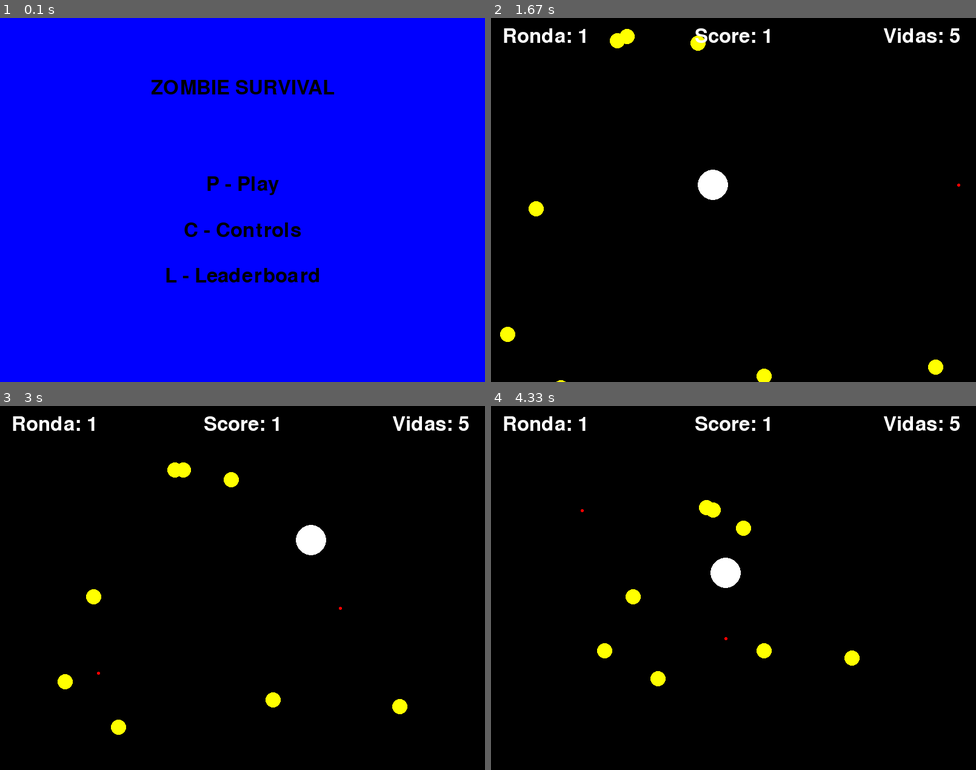
Above: before the commit, frames 1-4 (two rows, left to right).
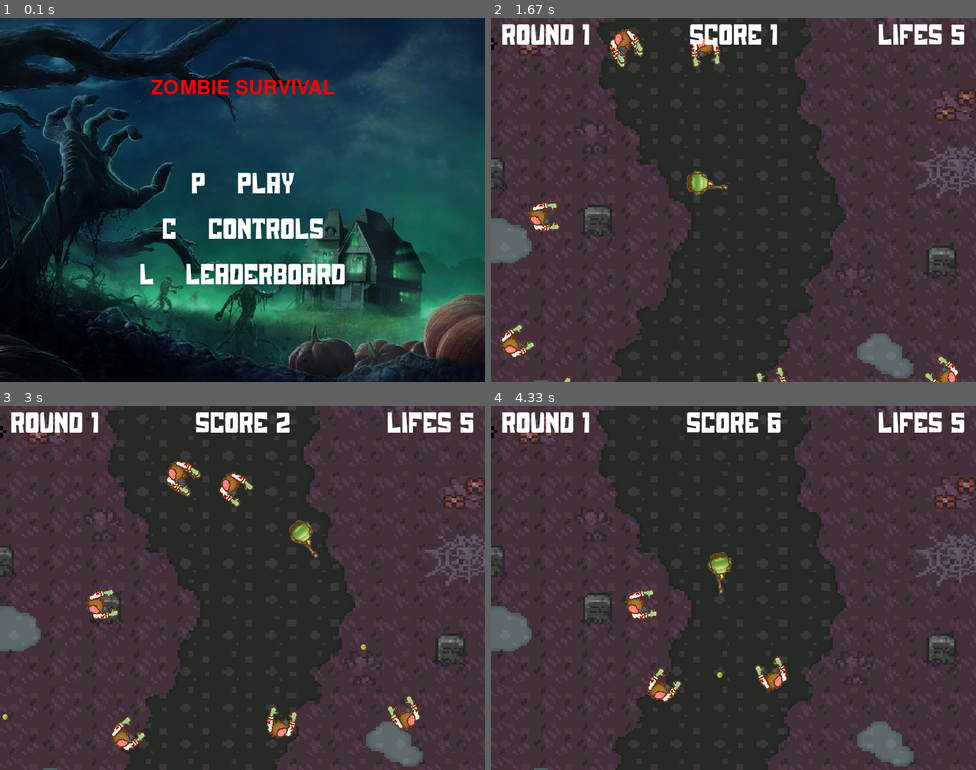
Above: after the commit, the same moments.

Repository: Joaco96/pygame_zombie_survival
Game: pygame game, started from src/main.py
Same seed, same stepped clock (60 frames per second), same inputs: the game is played once before the commit and once after it.
Inputs (mouse positions are in pixels of both pictures, inside the frame that each line leads up to):
- Up to frame 1 (0.1 s): no input
- Up to frame 2 (1.67 s): hold P 0.33-0.8 s; hold D 0.33-0.8 s; click (888, 189) at 0.93 s; type "an" at 1.22 s; type "n" at 1.42 s; tap Enter at 1.55 s
- Up to frame 3 (3 s): hold D 1.77-2.23 s; click (291, 668) at 1.85 s; hold W 2.32-2.62 s; click (92, 675) at 2.4 s; hold D from 2.65 s (still down); click (421, 715) at 2.73 s
- Up to frame 4 (4.33 s): release D at 3.12 s; hold A 3.15-3.68 s; click (607, 453) at 3.23 s; hold S 3.72-4.02 s; click (617, 515) at 3.8 s; hold A from 4.05 s (still down); click (709, 682) at 4.13 s

The runs differ from the first frame. In frame 1, 100% of the frame differs, in the area x 0-100%, y 0-100%; in frame 2, 100%; in frame 3, 100%; in frame 4, 100%.

Commit message:
final version with sprites and music

Diff:
--- a/src/controls.py
+++ b/src/controls.py
@@ -3,9 +3,10 @@
 from pygame.locals import *
 import sys
 
-def controls(SCREEN,FONT,settings):
+def controls(SCREEN,TITLE_FONT,FONT,settings):
     is_running = True
     clock = pygame.time.Clock()
+    imagen_fondo = pygame.transform.scale(pygame.image.load(settings["CONTROLS_IMAGE"]), settings["SIZE_SCREEN"])
 
     # bucle de juego
     while is_running:
@@ -19,12 +20,12 @@
                 from main import main
                 main()
 
-        SCREEN.fill(settings["BLACK"])
-        show_text(SCREEN,(settings["WIDTH"]//2,100),"Controls",FONT,settings["RED"])
-        show_text(SCREEN,(settings["WIDTH"]//2,180),"[A] [W] [S] [D] -> Movimiento personaje",FONT,settings["YELLOW"])
-        show_text(SCREEN,(settings["WIDTH"]//2,230),"Click IZQ Mouse -> Disparo",FONT,settings["YELLOW"])
-        show_text(SCREEN,(settings["WIDTH"]//2,280),"[P] -> Pausa",FONT,settings["YELLOW"])
-        show_text(SCREEN,(settings["WIDTH"]//2,330),"[M] -> Mute",FONT,settings["YELLOW"])
+        SCREEN.blit(imagen_fondo,settings["ORIGIN"])
+        show_text(SCREEN,(settings["WIDTH"]//2,100),"Controls",TITLE_FONT,settings["RED"])
+        show_text(SCREEN,(settings["WIDTH"]//2,220),"IAI IWI ISI IDI - Movimiento personaje",FONT,settings["YELLOW"])
+        show_text(SCREEN,(settings["WIDTH"]//2,270),"Click IZQ Mouse - Disparo",FONT,settings["YELLOW"])
+        show_text(SCREEN,(settings["WIDTH"]//2,320),"IPI - Pausa",FONT,settings["YELLOW"])
+        show_text(SCREEN,(settings["WIDTH"]//2,370),"IMI - Mute",FONT,settings["YELLOW"])
         show_text(SCREEN,(settings["WIDTH"]//2,500),"Press ENTER for Main Menu",FONT,settings["WHITE"])
 
         # actualizar pantalla
--- a/src/creation.py
+++ b/src/creation.py
@@ -9,17 +9,17 @@
         imagen = pygame.transform.scale(imagen, (width,height))
     return {"rect":pygame.Rect(left,top,width,height),"color":color,"borde":borde,"radio":radio, "img":imagen}
 
-def create_player(settings,imagen:pygame.Surface = None):
+def create_player(settings:dict,imagen:pygame.Surface = None):
     return create_block(imagen,settings["WIDTH"]//2-settings["PLAYER_WIDTH"],settings["HEIGHT"]//2-settings["PLAYER_HEIGHT"],settings["PLAYER_WIDTH"],settings["PLAYER_HEIGHT"],settings["WHITE"],radio=settings["PLAYER_HEIGHT"]//2)
 
-def create_vault(settings,imagen:pygame.Surface = None):
+def create_vault(settings:dict,imagen:pygame.Surface = None):
     return create_block(imagen,randint(0,settings["WIDTH"]-settings["VAULT_WIDTH"]),randint(0,settings["HEIGHT"]-settings["VAULT_HEIGHT"]),settings["VAULT_WIDTH"],settings["VAULT_HEIGHT"],settings["MAGENTA"],radio=settings["VAULT_HEIGHT"]//2)
 
-def create_zombie(settings,imagen:pygame.Surface = None):
+def create_zombie(settings:dict,imagen:pygame.Surface = None):
     random_position = generate_random_position(settings)
     return create_block(imagen,random_position[0],random_position[1],settings["ZOMBIE_WIDTH"],settings["ZOMBIE_HEIGHT"],settings["YELLOW"],radio=settings["ZOMBIE_HEIGHT"]//2)
 
-def create_bullet(settings,origen:tuple[int,int], target:tuple[int,int],imagen:pygame.Surface = None,vault_bullet=False):
+def create_bullet(settings:dict,origen:tuple[int,int], target:tuple[int,int],imagen:pygame.Surface = None,vault_bullet=False):
     bullet = create_block(imagen,origen[0]-settings["BULLET_WIDTH"]//2,origen[1]-settings["BULLET_HEIGHT"]//2, settings["BULLET_WIDTH"], settings["BULLET_HEIGHT"],settings["RED"],radio=settings["BULLET_HEIGHT"]//2)
     if vault_bullet:
         direccion = (target[0]*settings["BULLET_SPEED"],target[1]*settings["BULLET_SPEED"])
@@ -28,7 +28,7 @@
     bullet["direc"] = direccion
     return bullet
 
-def create_vault_bullet(settings,origen:tuple[int,int], target:tuple[int,int],imagen:pygame.Surface = None):
+def create_vault_bullet(settings:dict,origen:tuple[int,int], target:tuple[int,int],imagen:pygame.Surface = None):
     angulo = math.degrees(math.atan2(target[1] - origen[1], target[0] - origen[0]))
     dir_izq = calcular_direccion_angulo(angulo - 15)
     dir_der = calcular_direccion_angulo(angulo + 15)
@@ -36,7 +36,7 @@
     create_bullet(settings,origen,dir_izq,imagen,True),
     create_bullet(settings,origen,dir_der,imagen,True))
 
-def load_zombie_list(settings,lista:list,cantidad:int, imagen:pygame.Surface = None):
+def load_zombie_list(settings:dict,lista:list,cantidad:int, imagen:pygame.Surface = None):
     for _ in range(cantidad):
         lista.append(create_zombie(settings,imagen))
 
--- a/src/game.py
+++ b/src/game.py
@@ -5,21 +5,34 @@
 from pygame.locals import *
 from game_over import *
 
-def game(SCREEN,FONT,settings,scores):
+def game(SCREEN,TITLE_FONT,FONT,settings,scores):
+    # cargo imagenes
+    imagen_player = pygame.transform.scale(pygame.image.load(settings["PLAYER_IMAGE"]),(settings["PLAYER_WIDTH"],settings["PLAYER_HEIGHT"]))
+    imagen_zombie = pygame.transform.scale(pygame.image.load(settings["ZOMBIE_IMAGE"]),(settings["ZOMBIE_WIDTH"],settings["ZOMBIE_HEIGHT"]))
+    imagen_bullet = pygame.transform.scale(pygame.image.load(settings["BULLET_IMAGE"]),(settings["BULLET_WIDTH"],settings["BULLET_HEIGHT"]))
+    imagen_vault = pygame.transform.scale(pygame.image.load(settings["VAULT_IMAGE"]),(settings["VAULT_WIDTH"],settings["VAULT_HEIGHT"]))
+    imagen_fondo = pygame.transform.scale(pygame.image.load(settings["BACKGROUND_IMAGE"]), settings["SIZE_SCREEN"])
+
+    #cargo sonidos
+    gun_sound = pygame.mixer.Sound(settings["GUN_SOUND"])
+    impact_player_sound = pygame.mixer.Sound(settings["IMPACT_PLAYER_SOUND"])
+    impact_zombie_sound = pygame.mixer.Sound(settings["IMPACT_ZOMBIE_SOUND"])
+    vault_sound = pygame.mixer.Sound(settings["VAULT_SOUND"])
+
     is_running = True
     clock = pygame.time.Clock()
     NEWROUNDEVENT = USEREVENT + 1
     NEWVAULTEVENT = USEREVENT + 2
     pygame.time.set_timer(NEWVAULTEVENT, settings["VAULT_TIME"])
     ENDVAULTEVENT = USEREVENT + 3
-    player = create_player(settings)
+    player = create_player(settings,imagen_player)
     zombie_list = []
     vault_list = []
     bullet_list = []
     score = 0
     ronda = 1
     vidas = settings["LIFES"]
-    load_zombie_list(settings,zombie_list,settings["CANT_ZOMBIES"])
+    load_zombie_list(settings,zombie_list,settings["CANT_ZOMBIES"],imagen_zombie)
 
     # configuro direcciones
     move_left = False
@@ -29,9 +42,9 @@
     vault_bullet = False
 
     # cargo musica
-    # pygame.mixer.music.load("path del archivo")
-    # pygame.mixer.music.set_volume(0 a 1)
-    # pygame.mixer.music.play()
+    pygame.mixer.music.load(settings["SUSPENSE_MUSIC"])
+    pygame.mixer.music.set_volume(0.7)
+    pygame.mixer.music.play(-1)
     playing_music = True
 
     # bucle de juego
@@ -63,6 +76,7 @@
                     else:
                         pygame.mixer.music.unpause()
                     playing_music = not playing_music
+
                 if event.key == pygame.K_p:
                     show_text(SCREEN,settings["CENTER_SCREEN"],f"PAUSA",FONT,settings["RED"])
                     pygame.display.flip()
@@ -81,25 +95,26 @@
             if event.type == MOUSEBUTTONDOWN:
                 if event.button == 1:
                     if vault_bullet:
-                        new_vault_bullets = create_vault_bullet(settings,player["rect"].center,event.pos)
+                        gun_sound.play()
+                        new_vault_bullets = create_vault_bullet(settings,player["rect"].center,event.pos,imagen_bullet)
                         bullet_list.append(new_vault_bullets[0])
                         bullet_list.append(new_vault_bullets[1])
                         bullet_list.append(new_vault_bullets[2])
                     else:
-                        new_bullet = create_bullet(settings,player["rect"].center,event.pos)
+                        gun_sound.play()
+                        new_bullet = create_bullet(settings,player["rect"].center,event.pos,imagen_bullet)
                         bullet_list.append(new_bullet)
 
             if event.type == NEWROUNDEVENT:
-                load_zombie_list(settings,zombie_list, settings["CANT_ZOMBIES"] + ronda)
+                load_zombie_list(settings,zombie_list, settings["CANT_ZOMBIES"] + ronda,imagen_zombie)
 
             if event.type == NEWVAULTEVENT:
-                new_vault = create_vault(settings)
+                new_vault = create_vault(settings,imagen_vault)
                 vault_list.append(new_vault)
 
             if event.type == ENDVAULTEVENT:
                 vault_bullet = False
 
-        # actualizar movimiento
         if move_left and player["rect"].left > 0:
             player["rect"].x -= settings["PLAYER_SPEED"]
             if player["rect"].left < 0:
@@ -123,6 +138,7 @@
             zombie["rect"].move_ip(direccion[0], direccion[1])
             # analizo colisiones
             if detectar_colisiones_circulos(zombie["rect"], player["rect"]):
+                impact_player_sound.play()
                 zombie_list.remove(zombie)
                 vidas -= 1
                 vidas_text = FONT.render(f"Vidas: {vidas}",True,settings["WHITE"],None)
@@ -130,13 +146,17 @@
                         ronda += 1
                         pygame.time.set_timer(NEWROUNDEVENT, settings["ROUND_START_TIME"], 1)
             if vidas == 0:
-                game_over(SCREEN,FONT,scores,settings,score)
+                pygame.mixer.music.fadeout(2000)
+                game_over(SCREEN,TITLE_FONT,FONT,scores,settings,score)
 
         # recorro una copia de la lista de balas
         for bullet in bullet_list[:]:
             bullet["rect"].move_ip(bullet["direc"][0],bullet["direc"][1])
+            if bullet["rect"].right > settings["WIDTH"] or bullet["rect"].left < 0 or bullet["rect"].bottom > settings["HEIGHT"] or bullet["rect"].top < 0:
+                bullet_list.remove(bullet)
             for zombie in zombie_list[:]:
                 if detectar_colisiones_circulos(zombie["rect"], bullet["rect"]):
+                    impact_zombie_sound.play()
                     zombie_list.remove(zombie)
                     score += 1
                     if len(zombie_list) == 0:
@@ -146,21 +166,23 @@
         # recorro una copia de la lista de vaults
         for vault in vault_list[:]:
             if detectar_colisiones_circulos(vault["rect"], player["rect"]):
+                vault_sound.play()
                 vault_bullet = True
                 pygame.time.set_timer(ENDVAULTEVENT, settings["VAULT_DURATION"],1)
                 vault_list.remove(vault)
 
+        mouse_pos = pygame.mouse.get_pos()
+        imagen_player_rotada = rotar_pos(player,mouse_pos)
+
+        for zombie in zombie_list:
+            zombie["imagen_rotada"] = rotar_pos(zombie,player["rect"].center)
+
         # dibujar pantalla
-        SCREEN.fill(settings["BLACK"])
-        # SCREEN.blit(imagen_fondo,ORIGIN)
-
-        # los rectangulos se dibujan, las superficies se blitean
-        # SCREEN.blit(block["img"], block["rect"])
-        pygame.draw.rect(SCREEN, player["color"], player["rect"], player["borde"],player["radio"])
-
+        SCREEN.blit(imagen_fondo,settings["ORIGIN"])
+        SCREEN.blit(imagen_player_rotada, imagen_player_rotada.get_rect(center=player["rect"].center))
         for zombie in zombie_list:
             if zombie["img"]:
-                SCREEN.blit(zombie["img"], zombie["rect"])
+                SCREEN.blit(zombie["imagen_rotada"],zombie["imagen_rotada"].get_rect(center=zombie["rect"].center))
             else:
                 pygame.draw.rect(SCREEN, zombie["color"], zombie["rect"], border_radius=zombie["radio"])
         for bullet in bullet_list:
@@ -175,9 +197,9 @@
             else:
                 pygame.draw.rect(SCREEN, vault["color"], vault["rect"], border_radius=vault["radio"])
 
-        show_text(SCREEN,(90,30),f"Ronda: {ronda}",FONT,settings["WHITE"])
-        show_text(SCREEN,(settings["WIDTH"]//2,30),f"Score: {score}",FONT,settings["WHITE"])
-        show_text(SCREEN,(settings["WIDTH"]-90,30),f"Vidas: {vidas}",FONT,settings["WHITE"])
+        show_text(SCREEN,(90,30),f"Round {ronda}",FONT,settings["WHITE"])
+        show_text(SCREEN,(settings["WIDTH"]//2,30),f"Score {score}",FONT,settings["WHITE"])
+        show_text(SCREEN,(settings["WIDTH"]-90,30),f"Lifes {vidas}",FONT,settings["WHITE"])
 
         # actualizar pantalla
         pygame.display.flip()
--- a/src/game_over.py
+++ b/src/game_over.py
@@ -7,10 +7,11 @@
 from creation import *
 from read_json import *
 
-def game_over(SCREEN,FONT,scores,settings,score):
+def game_over(SCREEN,TITLE_FONT,FONT,scores,settings,score):
     is_running = True
     clock = pygame.time.Clock()
     nombre = []
+    imagen_fondo = pygame.transform.scale(pygame.image.load(settings["LEADERBOARD_IMAGE"]), settings["SIZE_SCREEN"])
 
     # bucle de pantalla
     while is_running:
@@ -35,14 +36,14 @@
                         print("Archivo de scores no encontrado")
                         terminar()
                     from leaderboard import leaderboard
-                    leaderboard(SCREEN,FONT,settings,current_score)
+                    leaderboard(SCREEN,TITLE_FONT,FONT,settings,current_score)
 
         # dibujar pantalla
-        SCREEN.fill(settings["BLACK"])
-        show_text(SCREEN,(settings["WIDTH"]//2,100),"Game Over",FONT,settings["RED"])
-        show_text(SCREEN,(settings["WIDTH"]//2,180),"Enter your name:",FONT,settings["WHITE"])
-        show_text(SCREEN,(settings["WIDTH"]//2,225),"".join(nombre),FONT,settings["YELLOW"])
-        show_text(SCREEN,(settings["WIDTH"]//2,280),f'Score: {score}',FONT,settings["WHITE"])
+        SCREEN.blit(imagen_fondo,settings["ORIGIN"])
+        show_text(SCREEN,(settings["WIDTH"]//2,100),"Game Over",TITLE_FONT,settings["RED"])
+        show_text(SCREEN,(settings["WIDTH"]//2,225),"Enter your name",FONT,settings["WHITE"])
+        show_text(SCREEN,(settings["WIDTH"]//2,280),"".join(nombre),FONT,settings["YELLOW"])
+        show_text(SCREEN,(settings["WIDTH"]//2,345),f'Score {score}',FONT,settings["WHITE"])
 
         # actualizar pantalla
         pygame.display.flip()
--- a/src/leaderboard.json
+++ b/src/leaderboard.json
@@ -1,4 +1,56 @@
 {
-  "scores": [
-  ]
+    "scores": [
+        [
+            "joc",
+            44
+        ],
+        [
+            "joc",
+            64
+        ],
+        [
+            "joc",
+            97
+        ],
+        [
+            "sdd",
+            0
+        ],
+        [
+            "jjj",
+            38
+        ],
+        [
+            "OGG",
+            37
+        ],
+        [
+            "jjj",
+            58
+        ],
+        [
+            "kkk",
+            0
+        ],
+        [
+            "HGD",
+            20
+        ],
+        [
+            "JJH",
+            21
+        ],
+        [
+            "jjj",
+            26
+        ],
+        [
+            "lll",
+            1
+        ],
+        [
+            "sff",
+            22
+        ]
+    ]
 }
--- a/src/leaderboard.py
+++ b/src/leaderboard.py
@@ -5,9 +5,10 @@
 import sys
 from read_json import *
 
-def leaderboard(SCREEN,FONT,settings,current_score=None):
+def leaderboard(SCREEN,TITLE_FONT,FONT,settings,current_score=None):
     is_running = True
     clock = pygame.time.Clock()
+    imagen_fondo = pygame.transform.scale(pygame.image.load(settings["LEADERBOARD_IMAGE"]), settings["SIZE_SCREEN"])
 
     # importo puntajes desde json
     try:
@@ -15,7 +16,6 @@
     except FileNotFoundError:
         print("Archivo de scores no encontrado")
         terminar()
-    print(len(json["scores"]))
     if len(json["scores"]) > 1:
         scores = sorted_map(lambda a,b: a[1] < b[1],json["scores"])
     else: scores = json["scores"]
@@ -31,7 +31,9 @@
                 from main import main
                 main()
 
-        SCREEN.fill(settings["BLACK"])
+        SCREEN.blit(imagen_fondo,settings["ORIGIN"])
+        if current_score != None:
+            show_text(SCREEN,(settings["WIDTH"]//2,100),f"Recent score {current_score[0]} - {current_score[1]}",FONT,settings["YELLOW"])
 
         # armar leaderboard
         altura = 240
@@ -42,9 +44,7 @@
                 show_text(SCREEN,(settings["WIDTH"]//2,altura) ,f'***    -     0', FONT, settings["GREEN"])
             altura += 40
 
-        if current_score != None:
-            show_text(SCREEN,(settings["WIDTH"]//2,100),f"Recent score: {current_score[0]} - {current_score[1]}",FONT,settings["YELLOW"])
-        show_text(SCREEN,(settings["WIDTH"]//2,200),f"Leaderboard",FONT,settings["RED"])
+        show_text(SCREEN,(settings["WIDTH"]//2,180),f"Leaderboard",TITLE_FONT,settings["RED"])
         show_text(SCREEN,(settings["WIDTH"]//2,500),f"Press ENTER",FONT,settings["WHITE"])
 
         # actualizar pantalla
--- a/src/main.py
+++ b/src/main.py
@@ -4,24 +4,11 @@
 from pygame.locals import *
 from leaderboard import *
 from read_json import *
-import sys
 from game import *
 
 # inicializo modulos de pygame
 pygame.init()
 
-# Imagenes -> archivos .bmp no tienen compresion
-# cargo imagenes
-# imagen_player = pygame.image.load("path del archivo") por ejemplo -> ("./src./assets/player.jpg")
-# imagen_fondo = pygame.transform.scale(pygame.image.load("path del archivo"), SIZE_SCREEN)
-#
-
-# Audio -> Sonido(guardo en variables para usar) o Musica(uno solo en pygame)
-# cargo sonidos
-# collision_sound = pygame.mixer.Sound("path donde esta el archivo") por ejemplo -> ("./src./assets/coin.mp3")
-# collision_sound.play() para que suene
-
-# importo configuracion desde json
 try:
     json = importar_json('src/settings.json')
 except FileNotFoundError:
@@ -33,15 +20,17 @@
 SCREEN = pygame.display.set_mode(settings["SIZE_SCREEN"])
 pygame.display.set_caption("Zombie Survival")
 
-# fuentea
-FONT = pygame.font.SysFont(None,48)
+# fuente
+TITLE_FONT = pygame.font.Font(settings["TITLE_FONT"],48)
+FONT = pygame.font.Font(settings["FONT"],48)
 
-SCREEN.fill(settings["BLACK"])
-show_text(SCREEN,settings["CENTER_SCREEN"],"ZOMBIE SURVIVAL",FONT, settings["RED"])
-show_text(SCREEN,(settings["WIDTH"] //2, settings["HEIGHT"] -50), "Presione SPACE para comenzar",FONT,settings["BLUE"])
-pygame.display.flip()
+# icono
+icono = pygame.image.load(settings["ICON_IMAGE"])
+pygame.display.set_icon(icono)
 
 def main():
+    imagen_fondo = pygame.transform.scale(pygame.image.load(settings["MENU_IMAGE"]), settings["SIZE_SCREEN"])
+
     # importo puntajes desde json
     try:
         json = importar_json('src/leaderboard.json')
@@ -56,20 +45,19 @@
                 terminar()
             elif event.type == pygame.KEYDOWN and event.key == pygame.K_p:
                 from game import game
-                game(SCREEN,FONT,settings,scores)
+                game(SCREEN,TITLE_FONT,FONT,settings,scores)
             elif event.type == pygame.KEYDOWN and event.key == pygame.K_c:
                 from controls import controls
-                controls(SCREEN,FONT,settings)
+                controls(SCREEN,TITLE_FONT,FONT,settings)
             elif event.type == pygame.KEYDOWN and event.key == pygame.K_l:
                 from leaderboard import leaderboard
-                leaderboard(SCREEN,FONT,settings)
+                leaderboard(SCREEN,TITLE_FONT,FONT,settings)
 
-        SCREEN.fill(settings["BLUE"])
-
-        show_text(SCREEN,(settings["WIDTH"]//2,115),"ZOMBIE SURVIVAL",FONT,settings["BLACK"])
-        show_text(SCREEN,(settings["WIDTH"]//2,275),"P - Play",FONT,settings["BLACK"])
-        show_text(SCREEN,(settings["WIDTH"]//2,350),"C - Controls",FONT,settings["BLACK"])
-        show_text(SCREEN,(settings["WIDTH"]//2,425),"L - Leaderboard",FONT,settings["BLACK"])
+        SCREEN.blit(imagen_fondo,settings["ORIGIN"])
+        show_text(SCREEN,(settings["WIDTH"]//2,115),"ZOMBIE SURVIVAL",TITLE_FONT,settings["RED"])
+        show_text(SCREEN,(settings["WIDTH"]//2,275),"P    Play",FONT,settings["WHITE"])
+        show_text(SCREEN,(settings["WIDTH"]//2,350),"C    Controls",FONT,settings["WHITE"])
+        show_text(SCREEN,(settings["WIDTH"]//2,425),"L    Leaderboard",FONT,settings["WHITE"])
         pygame.display.flip()
 
 if __name__ == '__main__':
--- a/src/settings.json
+++ b/src/settings.json
@@ -16,22 +16,38 @@
     "MAGENTA": [255,0,255],
     "BLOCK_WIDTH": 50,
     "BLOCK_HEIGHT": 50,
-    "PLAYER_WIDTH": 50,
+    "PLAYER_WIDTH": 70,
     "PLAYER_HEIGHT": 50,
     "PLAYER_SPEED": 3,
-    "VAULT_WIDTH": 30,
-    "VAULT_HEIGHT": 30,
-    "ZOMBIE_WIDTH": 25,
-    "ZOMBIE_HEIGHT": 25,
+    "VAULT_WIDTH": 50,
+    "VAULT_HEIGHT": 40,
+    "ZOMBIE_WIDTH": 50,
+    "ZOMBIE_HEIGHT": 50,
     "ZOMBIE_SPEED": 2,
     "ALFA": 100,
     "CANT_ZOMBIES": 9,
-    "BULLET_WIDTH": 5,
-    "BULLET_HEIGHT": 5,
-    "BULLET_SPEED": 10,
+    "BULLET_WIDTH": 10,
+    "BULLET_HEIGHT": 10,
+    "BULLET_SPEED": 15,
     "ROUND_START_TIME":5000,
-    "VAULT_TIME": 10000,
+    "VAULT_TIME": 15000,
     "VAULT_DURATION":4000,
-    "LIFES": 5
+    "LIFES": 5,
+    "PLAYER_IMAGE":"./src/assets/images/soldier.png",
+    "ZOMBIE_IMAGE":"./src/assets/images/zombie.png",
+    "BULLET_IMAGE":"./src/assets/images/bullet.png",
+    "VAULT_IMAGE":"./src/assets/images/vault.png",
+    "BACKGROUND_IMAGE":"./src/assets/images/game_background.png",
+    "MENU_IMAGE":"./src/assets/images/menu_background.jpeg",
+    "CONTROLS_IMAGE":"./src/assets/images/controls_background.jpg",
+    "LEADERBOARD_IMAGE":"./src/assets/images/leaderboard_background.jpg",
+    "ICON_IMAGE":"./src/assets/images/icon.png",
+    "TITLE_FONT":"./src/assets/fonts/Zombie_Mummy1.ttf",
+    "FONT":"./src/assets/fonts/Zombies_Running.otf",
+    "GUN_SOUND":"./src/assets/sounds/gunshot.mp3",
+    "IMPACT_PLAYER_SOUND":"./src/assets/sounds/playerhit.mp3",
+    "IMPACT_ZOMBIE_SOUND":"./src/assets/sounds/zombiehit.mp3",
+    "VAULT_SOUND":"./src/assets/sounds/vault.ogg",
+    "SUSPENSE_MUSIC":"./src/assets/music/suspense.mp3"
   }
 }
--- a/src/utils.py
+++ b/src/utils.py
@@ -33,11 +33,11 @@
     dist_y = dist_y / dist * speed
     return(dist_x,dist_y)
 
-def calcular_direccion_angulo(angulo):
+def calcular_direccion_angulo(angulo:float):
     radianes = math.radians(angulo)
     return (math.cos(radianes), math.sin(radianes))
 
-def generate_random_position(settings) -> tuple[int,int]:
+def generate_random_position(settings:dict) -> tuple[int,int]:
     # elijo un borde al azar
     edge = randint(0, 3)
     if edge == 0:  # Izquierda
@@ -71,3 +71,8 @@
 def terminar():
     pygame.quit()
     exit()
+
+def rotar_pos(bloque:dict,pos:tuple) -> pygame.Surface:
+    angulo = math.degrees(math.atan2(pos[1] - bloque["rect"][1], pos[0] - bloque["rect"][0]))
+    imagen_rotada = pygame.transform.rotate(bloque["img"],-angulo)
+    return imagen_rotada
Binary file added: src/assets/fonts/Zombies_Running.otf
Binary file added: src/assets/images/bullet.png
Binary file added: src/assets/images/controls_background.jpg
Binary file added: src/assets/images/game_background.png
Binary file added: src/assets/images/icon.png
Binary file added: src/assets/images/leaderboard_background.jpg
Binary file added: src/assets/images/menu_background.jpeg
Binary file added: src/assets/images/soldier.png
Binary file added: src/assets/images/vault.png
Binary file added: src/assets/images/zombie.png
Not shown, added: src/assets/music/suspense.mp3
Not shown, added: src/assets/sounds/gunshot.mp3
(and 3 more such lines)
